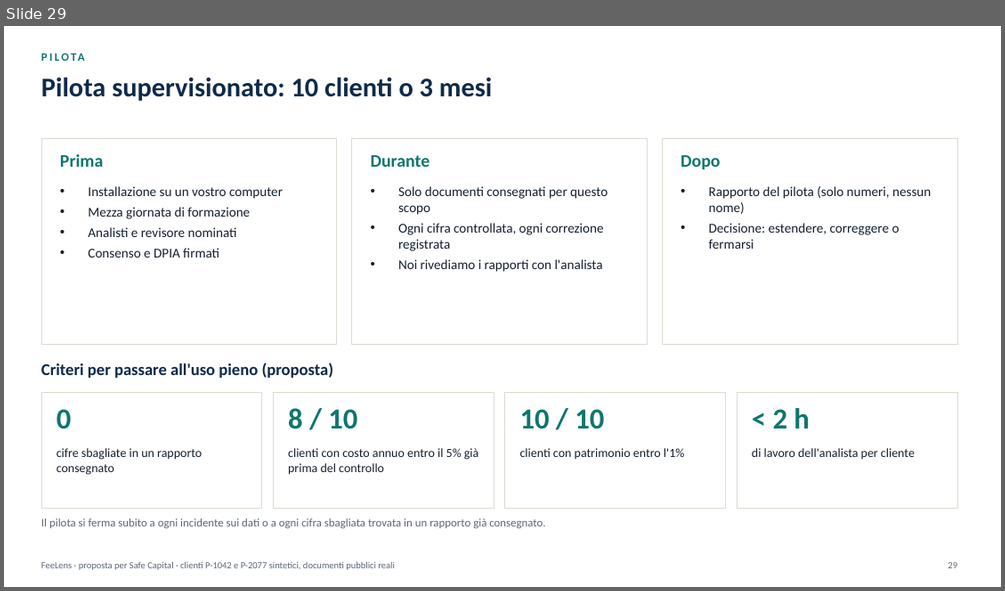
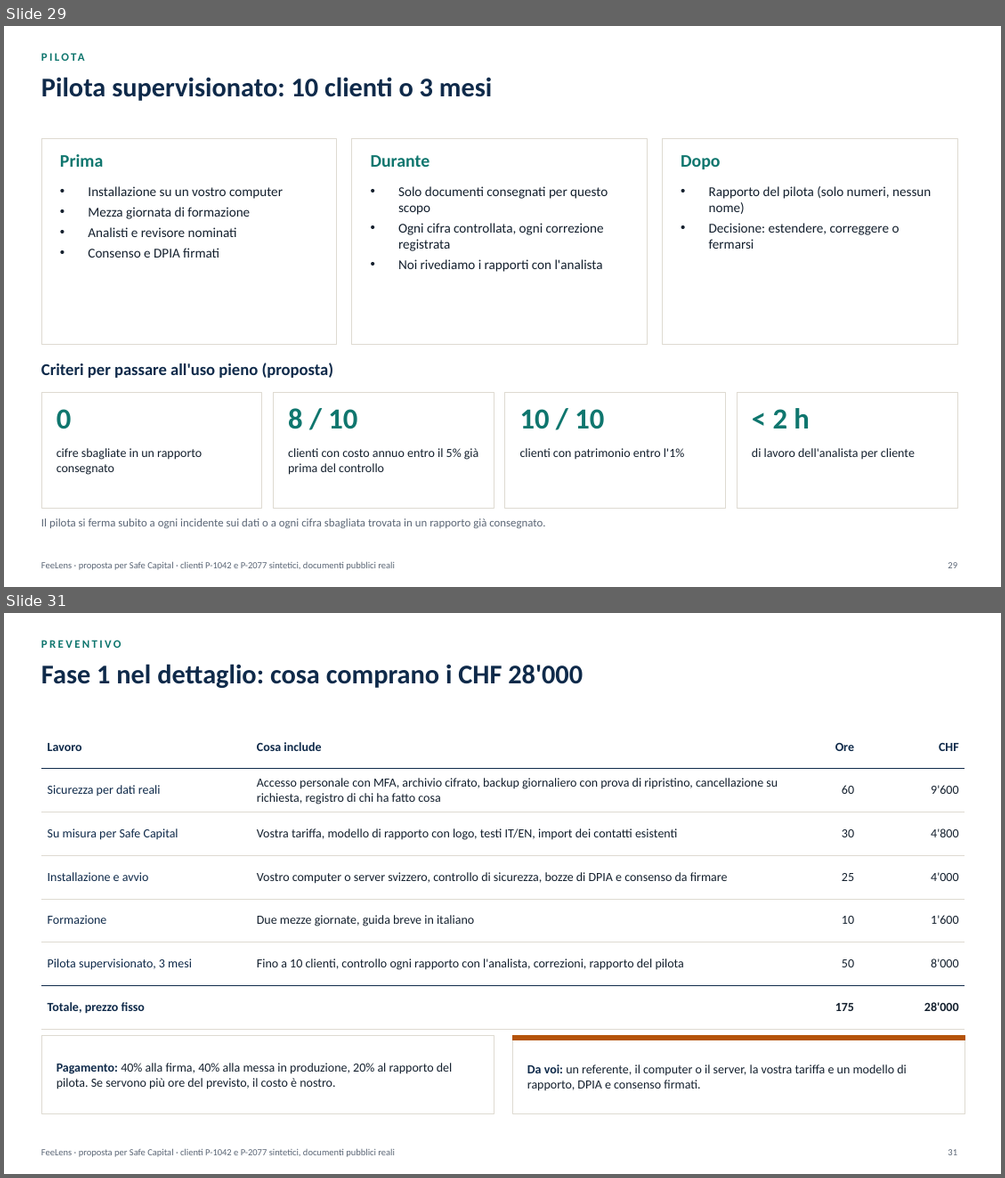
Before and after one commit to rossotti-alessandro/PortfolioCostEngine, a slide deck: slides/FeeLens_Proposta_IT.pptx. Shown one above the other, each under a label of ours: slide 29 before the commit, slides 29 and 31 after it; the slides between them are not shown. The pictures are 1005x591 and 1005x1178 pixels, drawn with LibreOffice and Linux fonts; fonts in the diff are those of the drawing. Boxes give left, top, right and bottom in pixels: in the first picture for what was removed or moved away, otherwise in the second. Text is boxed around its words. In the diff, an @@ line names an element or a change of style, - is before the commit and + after.

```diff
--- a/slides/FeeLens_Proposta_IT.pptx
+++ b/slides/FeeLens_Proposta_IT.pptx
@@ slide 31 added at (4, 613, 1001, 1174), background #FFFFFF; not listed: 1 template element that a slide beside it also shows @@
@@ text added at (41, 640, 121, 648), 11 pt, text #0F766E, bold @@
+PREVENTIVO
@@ text added at (41, 664, 582, 688), 26 pt, text #0F2A4A, bold @@
+Fase 1 nel dettaglio: cosa comprano i CHF 28'000
@@ table added at (41, 725, 965, 1017), 7 rows, 4 columns @@
+Lavoro | Cosa include | Ore | CHF
+Sicurezza per dati reali | Accesso personale con MFA, archivio cifrato, backup giornaliero con prova di ripristino, cancellazione su richiesta, registro di chi ha fatto cosa | 60 | 9'600
+Su misura per Safe Capital | Vostra tariffa, modello di rapporto con logo, testi IT/EN, import dei contatti esistenti | 30 | 4'800
+Installazione e avvio | Vostro computer o server svizzero, controllo di sicurezza, bozze di DPIA e consenso da firmare | 25 | 4'000
+Formazione | Due mezze giornate, guida breve in italiano | 10 | 1'600
+Pilota supervisionato, 3 mesi | Fino a 10 clienti, controllo ogni rapporto con l'analista, correzioni, rapporto del pilota | 50 | 8'000
+Totale, prezzo fisso |  | 175 | 28'000
@@ rectangle added at (41, 1036, 494, 1114), fill #FFFFFF, outline #DEDAD1 0.75 pt @@
@@ rectangle added at (512, 1036, 965, 1114), fill #FFFFFF, outline #DEDAD1 0.75 pt @@
@@ rectangle added at (512, 1036, 965, 1040), fill #B45309, outline #B45309 1 pt @@
@@ text added at (57, 1062, 453, 1089), 12 pt, text #14202E @@
+Pagamento: 40% alla firma, 40% alla messa in produzione, 20% al rapporto del pilota. Se servono più ore del previsto, il costo è nostro.
@@ text added at (527, 1064, 906, 1091), 12 pt, text #14202E @@
+Da voi: un referente, il computer o il server, la vostra tariffa e un modello di rapporto, DPIA e consenso firmati.
@@ page number added at (947, 1149, 957, 1155), 9 pt, text #5B6676 @@
+31
```
Also in this commit, not shown: 5 slides changed, 3 other slides added, 1 slide removed, 28 other files.
